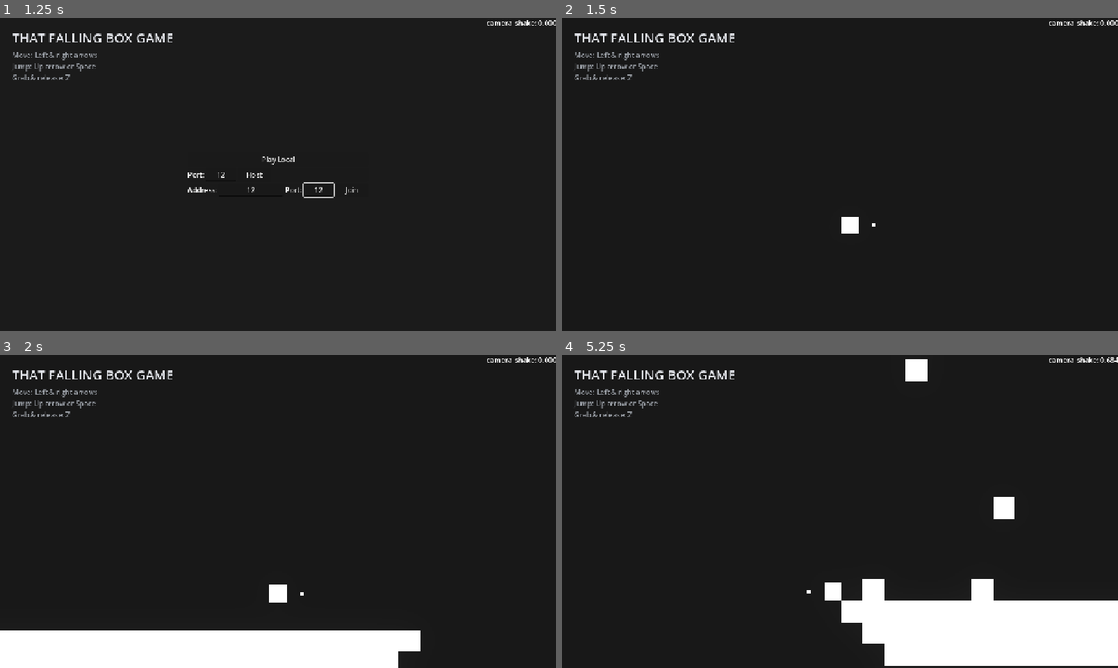
Above: before the commit, frames 1-4 (two rows, left to right).
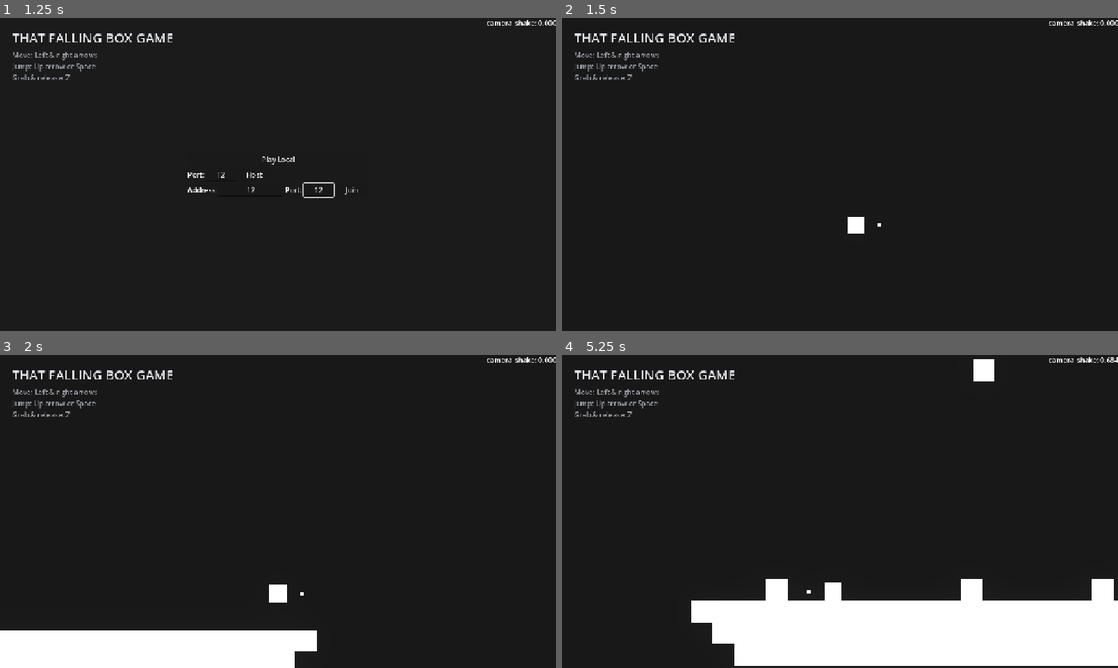
Above: after the commit, the same moments.

Repository: itsMapleLeaf/falling-box
Game: Godot game, scene res://src/main.tscn
Same seed, same stepped clock (60 frames per second), same inputs: the game is played once before the commit and once after it.
Inputs (mouse positions are in pixels of both pictures, inside the frame that each line leads up to):
- Up to frame 1 (1.25 s): click (222, 174) at 0.52 s; type "12" at 0.6 s; click (250, 190) at 0.75 s; type "12" at 0.83 s; click (316, 190) at 0.98 s; type "12" at 1.07 s
- Up to frame 2 (1.5 s): click "Host" at 1.25 s
- Up to frame 3 (2 s): no input
- Up to frame 4 (5.25 s): tap Enter at 2 s; move the mouse to (962, 495) at 2.02 s; hold Right (move_right) 2.03-2.75 s; tap I at 2.1, 5.1 s; click (962, 495) at 2.17 s; tap Up (jump) at 2.27 s; drag from (728, 527) to (856, 577) at 2.77 s; move the mouse to (895, 442) at 3.52 s; hold Right (move_right) 3.53-4.25 s; tap Alt at 3.6 s; drag from (812, 574) to (673, 464) at 4.27 s; move the mouse to (1006, 558) at 5.02 s; hold Left (move_left) from 5.03 s (still down)

Frame 1 is identical in both runs. In frame 2, 0.1% of the frame differs, in the area x 50-58%, y 63-69%; in frame 3, 2.2%; in frame 4, 7.6%, in the area x 23-100%, y 1-100%.

Commit message:
generic game instance

Diff:
--- a/src/falling_box_spawner.gd
+++ /dev/null
@@ -1,49 +0,0 @@
-class_name FallingBoxSpawner
-extends Node
-
-signal box_spawned(box: FallingBox)
-
-const FALLING_BOX = preload("uid://b6hwok27qogib")
-
-@export var level: Level
-@export var multiplayer_spawner: MultiplayerSpawner
-
-@onready var spawn_timer: Timer = $Timer
-
-var spawn_rng := RandomNumberGenerator.new()
-
-
-class BoxSpawnData:
-	var position: Vector2
-
-
-	func with_position(value: Vector2) -> BoxSpawnData:
-		position = value
-		return self
-
-
-func _ready() -> void:
-	spawn_rng.randomize()
-	spawn_timer.timeout.connect(spawn_box)
-	multiplayer_spawner.spawn_function = _create_box
-
-
-func _create_box(data_dict: Dictionary) -> Node:
-	var spawn_data: BoxSpawnData = dict_to_inst(data_dict)
-	var box: FallingBox = FALLING_BOX.instantiate()
-	box.global_position = spawn_data.position
-	box.reset_physics_interpolation()
-	return box
-
-
-func spawn_box() -> FallingBox:
-	if not multiplayer.is_server():
-		return null
-
-	var spawn_data := BoxSpawnData.new().with_position(level.get_random_box_spawn_position())
-	var spawned_node := multiplayer_spawner.spawn(inst_to_dict(spawn_data))
-	var box := spawned_node as FallingBox
-	if box:
-		box_spawned.emit(box)
-
-	return box
--- a/src/game.gd
+++ b/src/game.gd
@@ -1,80 +1,21 @@
 class_name Game
-extends Screen
+extends Node2D
 
-const PLAYER = preload("uid://dgfxlv2n2qtvd")
+const FALLING_BOX = preload("uid://b6hwok27qogib")
 
-var enet_peer := ENetMultiplayerPeer.new()
-var players_by_peer_id: Dictionary[int, Player] = { }
-
-@onready var player_multiplayer_spawner: MultiplayerSpawner = $PlayerMultiplayerSpawner
 @onready var level: Level = %Level
+@onready var falling_box_spawn_timer: Timer = %FallingBoxSpawnTimer
 
 
-func _ready() -> void:
-	player_multiplayer_spawner.spawn_function = _spawn_player
-
-
-func play_offline() -> void:
+func create_player() -> Player:
+	const PLAYER = preload("uid://dgfxlv2n2qtvd")
 	var player: Player = PLAYER.instantiate()
 	player.level = level
-	player.is_local = true
-	add_child(player)
-
-
-class PlayerSpawnData:
-	var peer_id: int
-
-
-	func with_peer_id(value: int) -> PlayerSpawnData:
-		peer_id = value
-		return self
-
-
-func _spawn_player(data_dict: Dictionary):
-	var player: Player = PLAYER.instantiate()
-	var data: PlayerSpawnData = dict_to_inst(data_dict)
-
-	player.name = str(data.peer_id)
-	player.level = level
-
-	players_by_peer_id[data.peer_id] = player
-
 	return player
 
 
-func _unhandled_input(event: InputEvent) -> void:
-	if event.is_action_pressed("debug_quit"):
-		_change_screen(load("uid://i4jvedvwx3en").instantiate())
-
-
-func host_server(port: int) -> void:
-	enet_peer.create_server(port)
-	multiplayer.multiplayer_peer = enet_peer
-
-	enet_peer.peer_connected.connect(_on_peer_connected)
-	enet_peer.peer_disconnected.connect(_on_peer_disconnected)
-
-	player_multiplayer_spawner.spawn(inst_to_dict(PlayerSpawnData.new().with_peer_id(1)))
-
-
-func join_server(host: String, port: int) -> void:
-	enet_peer.create_client(host, port)
-	multiplayer.multiplayer_peer = enet_peer
-
-
-func _on_peer_connected(peer_id: int) -> void:
-	prints("connected:", peer_id)
-
-	player_multiplayer_spawner.spawn(inst_to_dict(PlayerSpawnData.new().with_peer_id(peer_id)))
-
-
-func _on_peer_disconnected(peer_id: int) -> void:
-	prints("disconnected:", peer_id)
-	remove_player(peer_id)
-
-
-func remove_player(peer_id: int) -> void:
-	var player := players_by_peer_id[peer_id]
-	if player:
-		player.queue_free()
-		players_by_peer_id.erase(peer_id)
+func create_falling_box(box_position: Vector2) -> FallingBox:
+	var box: FallingBox = FALLING_BOX.instantiate()
+	box.global_position = box_position
+	box.reset_physics_interpolation()
+	return box
--- a/src/game.tscn
+++ b/src/game.tscn
@@ -2,7 +2,6 @@
 
 [ext_resource type="Script" uid="uid://cxgv5kyvrs67i" path="res://src/game.gd" id="1_bs6l1"]
 [ext_resource type="PackedScene" uid="uid://bix8d1rou0bjf" path="res://src/level.tscn" id="2_kc8ui"]
-[ext_resource type="Script" uid="uid://b1ppimynnjxmx" path="res://src/falling_box_spawner.gd" id="3_pk08u"]
 
 [sub_resource type="Environment" id="Environment_bs6l1"]
 background_mode = 3
@@ -19,17 +18,7 @@
 [node name="Level" parent="." unique_id=59989938 instance=ExtResource("2_kc8ui")]
 unique_name_in_owner = true
 
-[node name="FallingBoxSpawner" type="Node" parent="." unique_id=701761549 node_paths=PackedStringArray("level", "multiplayer_spawner")]
-script = ExtResource("3_pk08u")
-level = NodePath("../Level")
-multiplayer_spawner = NodePath("../FallingBoxMultiplayerSpawner")
-
-[node name="Timer" type="Timer" parent="FallingBoxSpawner" unique_id=783537521]
+[node name="FallingBoxSpawnTimer" type="Timer" parent="." unique_id=140402480]
+unique_name_in_owner = true
 wait_time = 0.5
 autostart = true
-
-[node name="PlayerMultiplayerSpawner" type="MultiplayerSpawner" parent="." unique_id=1400115976]
-spawn_path = NodePath("..")
-
-[node name="FallingBoxMultiplayerSpawner" type="MultiplayerSpawner" parent="." unique_id=1329170347]
-spawn_path = NodePath("..")
--- /dev/null
+++ b/src/local_game.gd
@@ -0,0 +1,29 @@
+class_name LocalGame
+extends Screen
+
+const PLAYER = preload("uid://dgfxlv2n2qtvd")
+
+@onready var game: Game = %Game
+
+
+func _ready() -> void:
+	var player := game.create_player()
+	player.is_local = true
+	game.add_child(player)
+	game.falling_box_spawn_timer.timeout.connect(_on_falling_box_spawn_timer_timeout)
+
+
+func _unhandled_input(event: InputEvent) -> void:
+	if event.is_action_pressed("debug_quit"):
+		var main_menu: MainMenu = load("uid://i4jvedvwx3en").instantiate()
+		_change_screen(main_menu)
+
+
+func play_offline() -> void:
+	var player := game.create_player()
+	player.is_local = true
+	add_child(player)
+
+
+func _on_falling_box_spawn_timer_timeout() -> void:
+	game.add_child(game.create_falling_box(game.level.get_random_box_spawn_position()))
--- /dev/null
+++ b/src/local_game.tscn
@@ -0,0 +1,10 @@
+[gd_scene format=3 uid="uid://d2ms6aaidbi2r"]
+
+[ext_resource type="Script" uid="uid://6sw1onfxufnd" path="res://src/local_game.gd" id="1_bfgf8"]
+[ext_resource type="PackedScene" uid="uid://behcxl4o21rrt" path="res://src/game.tscn" id="1_u3ii0"]
+
+[node name="LocalGame" type="Node" unique_id=985245402]
+script = ExtResource("1_bfgf8")
+
+[node name="Game" parent="." unique_id=457481078 instance=ExtResource("1_u3ii0")]
+unique_name_in_owner = true
--- a/src/main.gd
+++ b/src/main.gd
@@ -1,6 +1,7 @@
 extends Node
 
-const GAME = preload("uid://behcxl4o21rrt")
+const LOCAL_GAME = preload("uid://d2ms6aaidbi2r")
+const ONLINE_GAME = preload("uid://b1qv6wynt2ae0")
 const NETWORK_MENU = preload("uid://i4jvedvwx3en")
 
 var screen: Screen
@@ -20,14 +21,17 @@
 	var args := OS.get_cmdline_user_args()
 	match Array(args):
 		['host', var port]:
-			var game: Game = GAME.instantiate()
+			var game: OnlineGame = ONLINE_GAME.instantiate()
 			_set_screen(game)
 			game.host_server(int(port))
 
 		['join', var host, var port]:
-			var game: Game = GAME.instantiate()
+			var game: OnlineGame = ONLINE_GAME.instantiate()
 			_set_screen(game)
 			game.join_server(host, int(port))
+
+		['play']:
+			_set_screen(LOCAL_GAME.instantiate())
 
 		[]:
 			_set_screen(NETWORK_MENU.instantiate())
--- a/src/main_menu.gd
+++ b/src/main_menu.gd
@@ -1,3 +1,4 @@
+class_name MainMenu
 extends Screen
 
 
@@ -7,18 +8,17 @@
 
 
 func _on_host_button_pressed() -> void:
-	var game: Game = load("uid://behcxl4o21rrt").instantiate()
+	var game: OnlineGame = load("res://src/online_game.tscn").instantiate()
 	_change_screen(game)
 	game.host_server(7586)
 
 
 func _on_join_button_pressed() -> void:
-	var game: Game = load("uid://behcxl4o21rrt").instantiate()
+	var game: OnlineGame = load("res://src/online_game.tscn").instantiate()
 	_change_screen(game)
 	game.join_server("localhost", 7586)
 
 
 func _on_play_local_button_pressed() -> void:
-	var game: Game = load("uid://behcxl4o21rrt").instantiate()
+	var game: LocalGame = load("res://src/local_game.tscn").instantiate()
 	_change_screen(game)
-	game.play_offline()
--- /dev/null
+++ b/src/online_game.gd
@@ -0,0 +1,110 @@
+class_name OnlineGame
+extends Screen
+
+const PLAYER = preload("uid://dgfxlv2n2qtvd")
+const FALLING_BOX = preload("uid://b6hwok27qogib")
+
+var enet_peer := ENetMultiplayerPeer.new()
+var players_by_peer_id: Dictionary[int, Player] = { }
+
+@onready var game: Game = %Game
+@onready var player_spawner: MultiplayerSpawner = %PlayerMultiplayerSpawner
+@onready var falling_box_spawner: MultiplayerSpawner = %FallingBoxMultiplayerSpawner
+
+
+func _ready() -> void:
+	player_spawner.spawn_function = _create_spawned_player
+	falling_box_spawner.spawn_function = _create_spawned_box
+
+	game.falling_box_spawn_timer.timeout.connect(_on_falling_box_spawn_timer_timeout)
+
+
+func exit_screen() -> void:
+	multiplayer.multiplayer_peer = OfflineMultiplayerPeer.new()
+
+
+func _unhandled_input(event: InputEvent) -> void:
+	if event.is_action_pressed("debug_quit"):
+		var main_menu: MainMenu = load("uid://i4jvedvwx3en").instantiate()
+		_change_screen(main_menu)
+
+
+func host_server(port: int) -> void:
+	enet_peer.create_server(port)
+	multiplayer.multiplayer_peer = enet_peer
+
+	enet_peer.peer_connected.connect(_on_peer_connected)
+	enet_peer.peer_disconnected.connect(_on_peer_disconnected)
+
+	player_spawner.spawn(inst_to_dict(PlayerSpawnData.new().with_peer_id(1)))
+
+
+func _on_peer_connected(peer_id: int) -> void:
+	prints("connected:", peer_id)
+
+	player_spawner.spawn(inst_to_dict(PlayerSpawnData.new().with_peer_id(peer_id)))
+
+
+func _on_peer_disconnected(peer_id: int) -> void:
+	prints("disconnected:", peer_id)
+	remove_player(peer_id)
+
+
+func join_server(host: String, port: int) -> void:
+	enet_peer.create_client(host, port)
+	multiplayer.multiplayer_peer = enet_peer
+
+	multiplayer.server_disconnected.connect(_on_server_disconnected)
+
+
+func _on_server_disconnected() -> void:
+	_change_screen(load("res://src/main_menu.tscn").instantiate())
+	DebugUI.log("Disconnected from server")
+
+
+class PlayerSpawnData:
+	var peer_id: int
+
+
+	func with_peer_id(value: int) -> PlayerSpawnData:
+		peer_id = value
+		return self
+
+
+func _create_spawned_player(data_dict: Dictionary):
+	var player := game.create_player()
+	var data: PlayerSpawnData = dict_to_inst(data_dict)
+	player.name = str(data.peer_id)
+	players_by_peer_id[data.peer_id] = player
+	return player
+
+
+func remove_player(peer_id: int) -> void:
+	var player := players_by_peer_id[peer_id]
+	if player:
+		player.queue_free()
+		players_by_peer_id.erase(peer_id)
+
+
+class BoxSpawnData:
+	var position: Vector2
+
+
+	func with_position(value: Vector2) -> BoxSpawnData:
+		position = value
+		return self
+
+
+func _create_spawned_box(data_dict: Dictionary) -> Node:
+	var spawn_data: BoxSpawnData = dict_to_inst(data_dict)
+	var box: FallingBox = FALLING_BOX.instantiate()
+	box.global_position = spawn_data.position
+	box.reset_physics_interpolation()
+	return box
+
+
+func _on_falling_box_spawn_timer_timeout() -> void:
+	var box_spawn_data: BoxSpawnData = BoxSpawnData.new().with_position(
+		game.level.get_random_box_spawn_position()
+	)
+	falling_box_spawner.spawn(inst_to_dict(box_spawn_data))
--- /dev/null
+++ b/src/online_game.tscn
@@ -0,0 +1,19 @@
+[gd_scene format=3 uid="uid://b1qv6wynt2ae0"]
+
+[ext_resource type="Script" uid="uid://br4ijkxjahnmr" path="res://src/online_game.gd" id="1_8b6qs"]
+[ext_resource type="PackedScene" uid="uid://behcxl4o21rrt" path="res://src/game.tscn" id="2_4o0je"]
+
+[node name="OnlineGame" type="Node" unique_id=745118855]
+script = ExtResource("1_8b6qs")
+
+[node name="Game" parent="." unique_id=457481078 instance=ExtResource("2_4o0je")]
+unique_name_in_owner = true
+position = Vector2(28, -2)
+
+[node name="PlayerMultiplayerSpawner" type="MultiplayerSpawner" parent="." unique_id=1099491411]
+unique_name_in_owner = true
+spawn_path = NodePath("../Game")
+
+[node name="FallingBoxMultiplayerSpawner" type="MultiplayerSpawner" parent="." unique_id=1920805324]
+unique_name_in_owner = true
+spawn_path = NodePath("../Game")
Not shown, removed: src/falling_box_spawner.gd.uid
Not shown, added: src/local_game.gd.uid
Not shown, added: src/online_game.gd.uid
